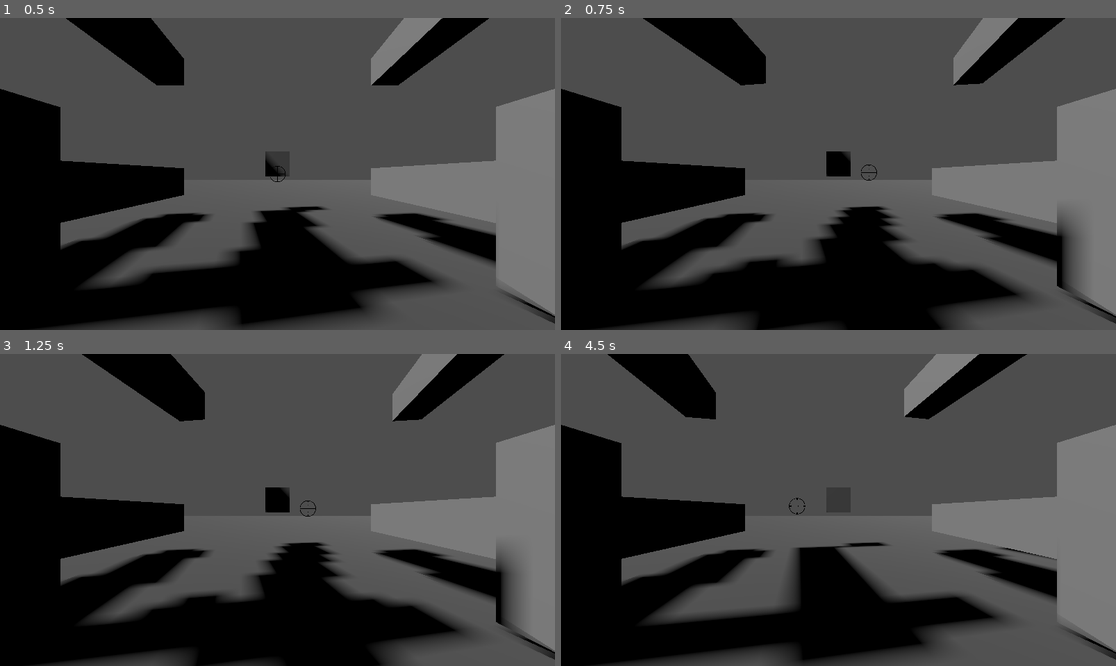
Above: before the commit, frames 1-4 (two rows, left to right).
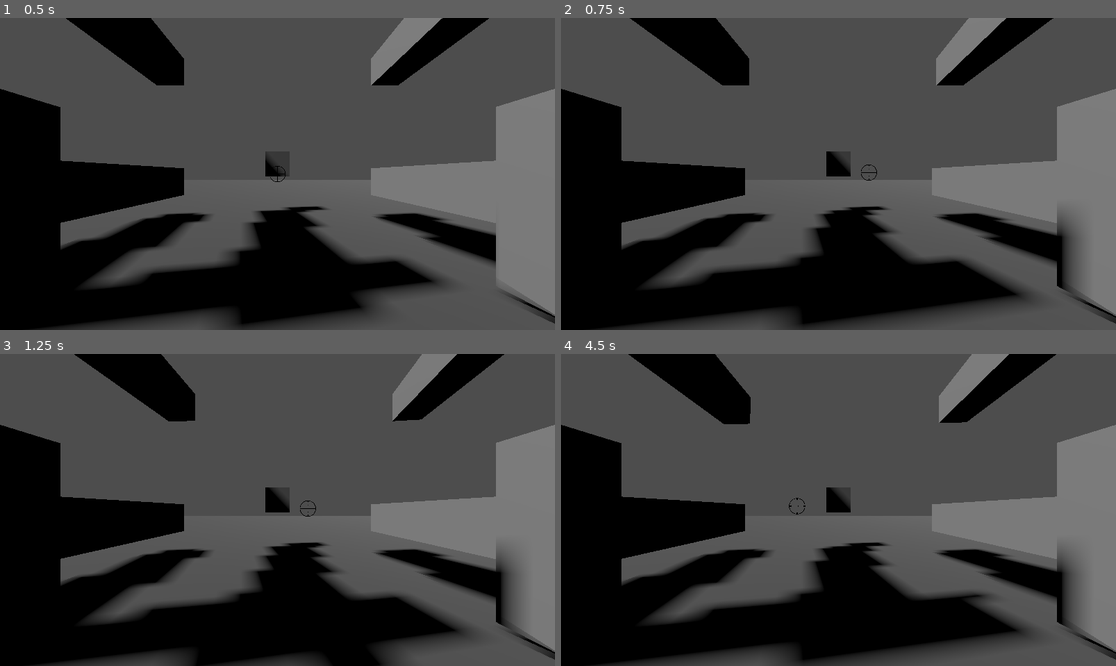
Above: after the commit, the same moments.

Repository: PrazaVasNeema/black-stands-for-gunz
Game: Godot game, scene res://Scenes/testing_polygon.tscn
The game is run twice, just before and just after one commit, with the same random seed, the same clock (stepped at 60 frames per second) and the same inputs. The project has no main scene, so this scene is started directly.
Inputs (mouse positions are in pixels of both pictures, inside the frame that each line leads up to):
- Up to frame 1 (0.5 s): no input
- Up to frame 2 (0.75 s): tap Enter at 0.5 s; move the mouse to (866, 174) at 0.52 s; click (866, 174) at 0.6 s
- Up to frame 3 (1.25 s): no input
- Up to frame 4 (4.5 s): move the mouse to (810, 510) at 1.27 s; right-click (810, 510) at 1.35 s; move the mouse to (849, 503) at 2.02 s; tap 1 (set_1) at 2.1 s; move the mouse to (832, 516) at 2.77 s; tap 2 (set_2) at 2.85 s; move the mouse to (877, 513) at 3.52 s; tap 3 (set_3) at 3.6 s; move the mouse to (794, 506) at 4.27 s; click (794, 506) at 4.35 s

Frame 1 is identical in both runs. In frame 2, 5.8% of the frame differs, in the area x 12-91%, y 0-100%; in frame 3, 2.1%; in frame 4, 11%, in the area x 8-94%, y 0-94%.

Commit message:
mk 1 rotation with PURE QUATERNIONS OMG

Diff:
--- a/Scripts/gun_kiso.gd
+++ b/Scripts/gun_kiso.gd
@@ -6,9 +6,15 @@
 
 var gun_targeting : Vector3
 
+var gun_target_quat : Quaternion
+var is_rotating : bool = false
+
+
 
 func update_targeting(new_targeting : Vector3):
-	gun_targeting = new_targeting
+	gun_targeting = (new_targeting - global_transform.origin).normalized()
+	gun_target_quat = Quaternion(Vector3.FORWARD, gun_targeting)
+	is_rotating = true
 
 
 func _process(delta: float) -> void:
@@ -16,7 +22,24 @@
 		align_gun_with_targeting(delta)
 
 
+
+
 func align_gun_with_targeting(delta : float):
-	var target_vector = global_position.direction_to(gun_targeting)
-	var target_basis= Basis.looking_at(target_vector)
-	basis = basis.slerp(target_basis, 0.5 * set_configuration.max_turning_speed)
+	if !is_rotating:
+		return
+
+	var current_quat : Quaternion = quaternion
+	var interpolated_quat : Quaternion = current_quat.slerp(gun_target_quat, delta * set_configuration.max_turning_speed)
+
+	if (interpolated_quat.angle_to(quaternion) < 0.0001):
+		is_rotating = false
+		interpolated_quat = gun_target_quat
+	quaternion = interpolated_quat
+	#
+	#
+	#var current_rotation = global_transform.basis.get_rotation_quaternion()
+	#var target_rotation = Quaternion(global_transform.basis).slerp(Quaternion(Vector3(0, 0, -1), gun_targeting), delta * 30)
+	#
+	#var step = deg_to_rad(30) * delta
+	#var new_rotation = current_rotation.slerp(target_rotation, step)
+	#global_transform.basis = Basis(new_rotation)
